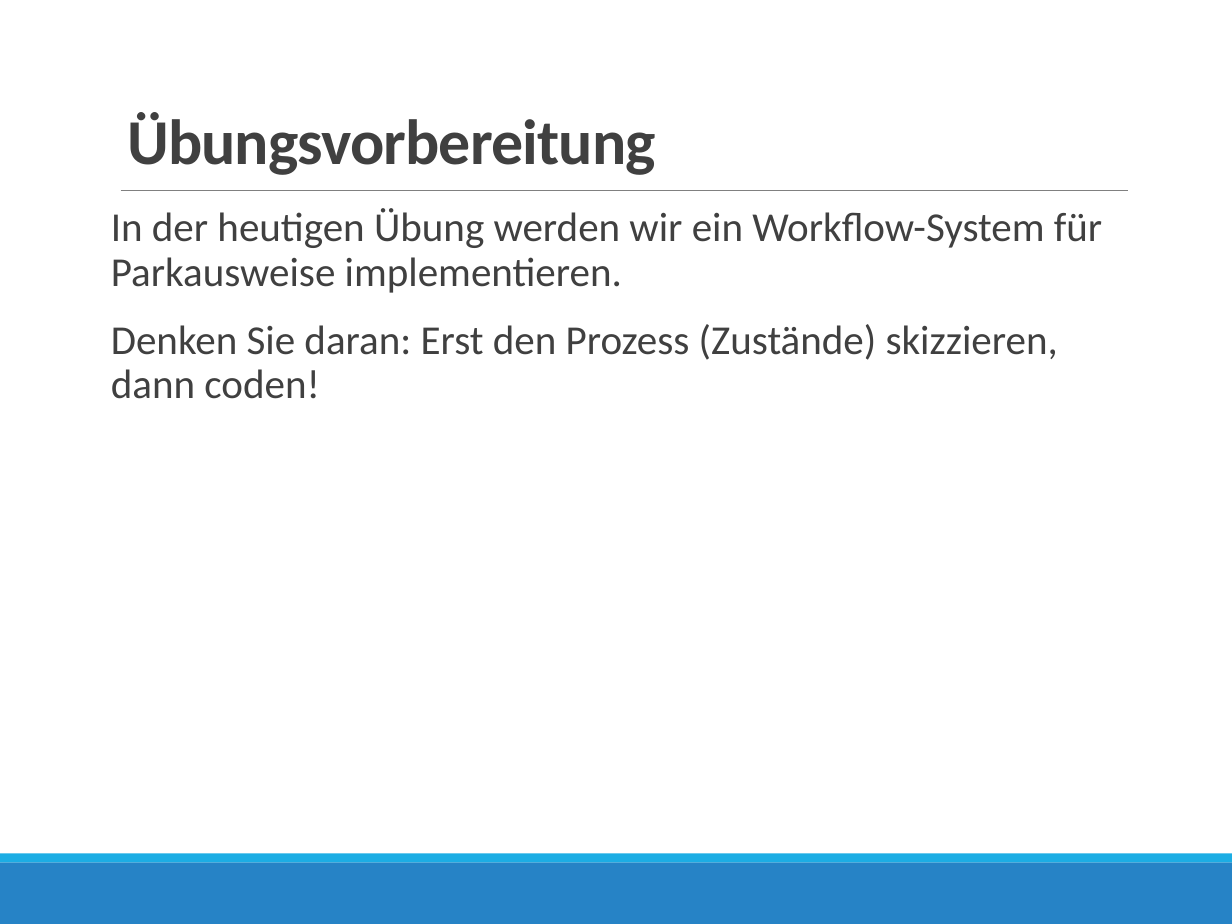
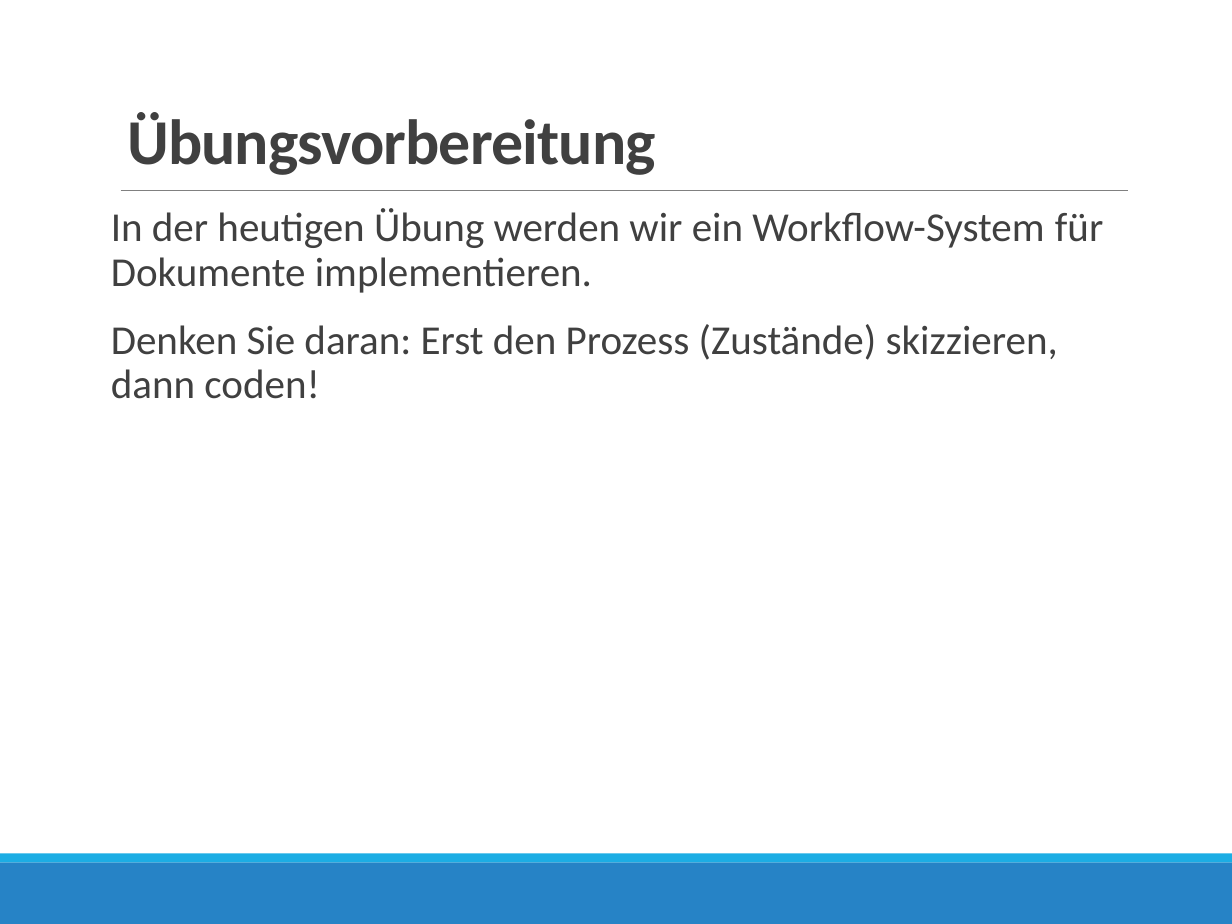
Before and after one commit to borleias/VIB_OOP_Neuplanung, a slide deck: slide 45 of Woche_3_DesignPatterns_II/03_Design_Patterns_II_v01.pptx (slide 43 before the commit). Drawn at 1232x924 pixels with LibreOffice and Linux fonts; fonts in the diff are those of the drawing. Boxes give left, top, right and bottom in pixels: in the first picture for what was removed or moved away, otherwise in the second. Text is boxed around its words. In the diff, an @@ line names an element or a change of style, - is before the commit and + after.

```diff
--- a/Woche_3_DesignPatterns_II/03_Design_Patterns_II_v01.pptx
+++ b/Woche_3_DesignPatterns_II/03_Design_Patterns_II_v01.pptx
@@ text at (111, 208, 1103, 293): text changed @@
-In der heutigen Übung werden wir ein Workflow-System für Parkausweise implementieren.
+In der heutigen Übung werden wir ein Workflow-System für Dokumente implementieren.
```
Also in this commit, not shown: 6 other slides changed, 3 slides added, 1 slide removed, 15 other files.
